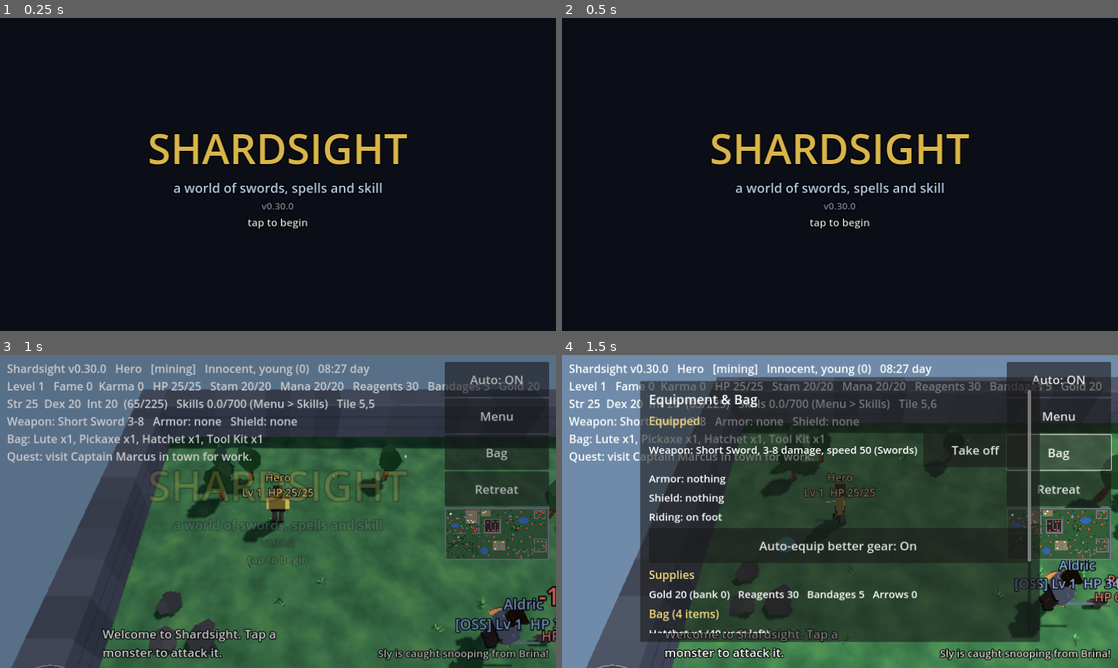
Above: before the commit, frames 1-4 (two rows, left to right).
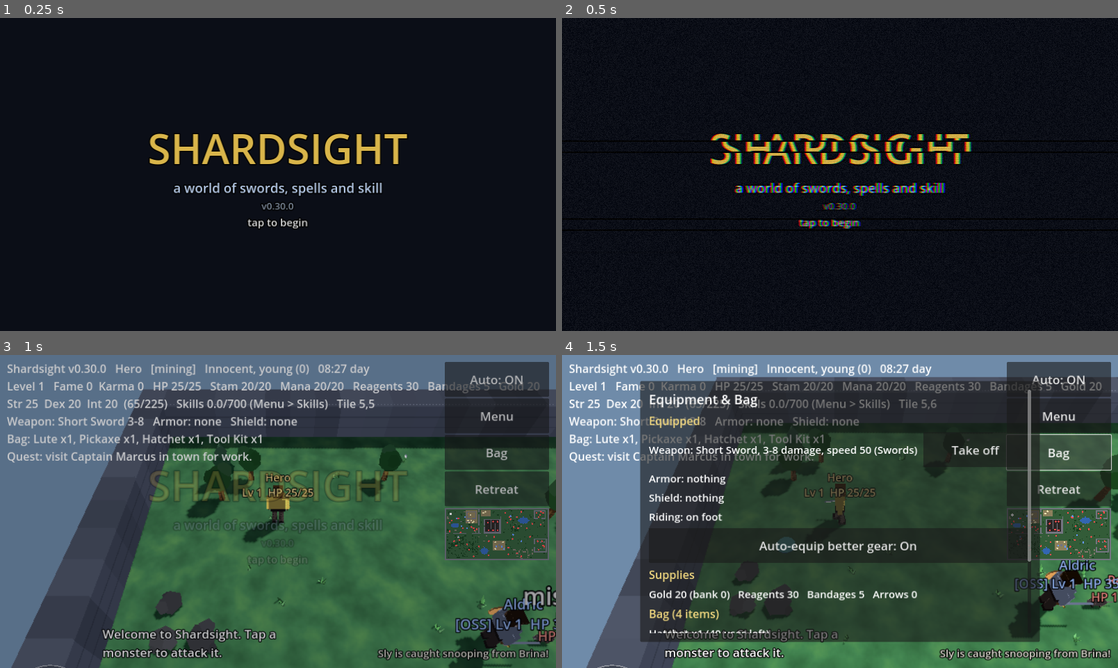
Above: after the commit, the same moments.

Repository: luckovsdeniss-denlu/Shardsight
Game: Godot game, scene res://scenes/main.tscn
Two runs of this game, one before a commit and one after it. Both use one fixed random seed, a clock stepped at 60 frames per second and the inputs below.
Inputs:
- Up to frame 1 (0.25 s): no input
- Up to frame 2 (0.5 s): no input
- Up to frame 3 (1 s): click "Auto: ON" at 0.5 s
- Up to frame 4 (1.5 s): click "Bag" at 1.25 s

Frame 1 is identical in both runs. In frame 2, 3.6% of the frame differs, in the area x 26-74%, y 36-68%; in frame 3, 0.4%; in frame 4, 0.2%.

Commit message:
Glitch effect: full-screen distortion on heavy blows, death, teleports, lightning, level milestones and the title; Settings toggle
Co-Authored-By: Claude Opus 5.5 <noreply@anthropic.com>
Claude-Session: https://claude.ai/code/session_01H6LNxUGdbevPyoRQBBzvxK

Diff:
--- a/scripts/entity.gd
+++ b/scripts/entity.gd
@@ -684,6 +684,8 @@
 			game.event_about("%s attacks %s!" % [from.display_name, display_name], is_hero or from.is_hero)
 		attackers[aid] = MURDER_WINDOW
 	hp -= amount
+	if is_hero and amount >= float(stats.max_hp()) * 0.2:
+		game.glitch(0.5, 0.25)             # a heavy blow jolts the picture
 	hurt_timer = HURT_NO_REGEN
 	if paralyzed_timer > 0.0:
 		paralyzed_timer = 0.0               # a blow breaks Paralyze
@@ -736,6 +738,7 @@
 	game.on_kill(killer, self)
 	if is_hero:
 		game.count("hero_deaths")
+		game.glitch(1.0, 0.8)
 		game.count("hero_killed_by_" + killer.display_name)
 	game.sound("death", position)
 	if kind == Kind.PLAYER:
@@ -2148,6 +2151,8 @@
 	path.clear()
 	target = null
 	gate_cd = 2.0
+	if is_hero:
+		game.glitch(0.7, 0.35)
 
 
 # --- animation -------------------------------------------------------------
@@ -3813,5 +3818,6 @@
 	if is_hero:
 		game.count("levels_gained")
 		if lv % 10 == 0:
+			game.glitch(0.35, 0.3)
 			game.log_event("You reach level %d!" % lv)
 			game.sound("gain", position)
--- a/scripts/main.gd
+++ b/scripts/main.gd
@@ -19,6 +19,10 @@
 var hero: Entity
 var guilds := Guilds.new()
 var joystick := Joystick.new()
+var glitch_rect: ColorRect
+var _glitch_left := 0.0
+var _glitch_len := 0.0
+var _glitch_power := 0.0
 var music := Music.new()
 var weather := "clear"           # clear, rain, storm or fog
 var _weather_timer := 240.0
@@ -208,8 +212,10 @@
 	bard_box = bard_panel.get_meta("box")
 	animals_box = animals_panel.get_meta("box")
 	settings_box = settings_panel.get_meta("box")
+	_build_glitch()
 	if not autotest:
 		_show_title(layer)
+		get_tree().create_timer(0.35).timeout.connect(func() -> void: glitch(0.6, 0.45))
 
 	if autotest:
 		seed(20261103)                       # same dice every run, so results are comparable
@@ -2561,6 +2567,7 @@
 	if autotest:
 		_autotest_tick(delta)
 	_joystick_step(delta)
+	_glitch_tick(delta)
 	_update_retreat_button()
 	if not _tips_left.is_empty():
 		_tip_timer -= delta
@@ -2691,6 +2698,90 @@
 	return false
 
 
+# --- glitch effect -------------------------------------------------------------
+
+const GLITCH_SHADER := """
+shader_type canvas_item;
+uniform sampler2D screen_tex : hint_screen_texture, filter_linear;
+uniform float strength = 0.0;
+uniform float seed = 0.0;
+
+float rand(vec2 co) {
+	return fract(sin(dot(co, vec2(12.9898, 78.233))) * 43758.5453);
+}
+
+void fragment() {
+	vec2 uv = SCREEN_UV;
+	float s = strength;
+	float tick = floor(seed * 24.0);
+	// whole bands of the picture jump sideways
+	float band = floor(uv.y * 28.0);
+	if (rand(vec2(band, tick)) > 1.0 - s * 0.55) {
+		uv.x += (rand(vec2(band, tick + 3.1)) - 0.5) * 0.16 * s;
+	}
+	// a thin tear line rolling down the screen
+	float tear = fract(seed * 1.7);
+	if (abs(uv.y - tear) < 0.012 * s) {
+		uv.x += 0.05 * s;
+	}
+	// colour channels pulled apart
+	float ca = (0.004 + 0.01 * rand(vec2(tick, 7.0))) * s;
+	vec3 col;
+	col.r = texture(screen_tex, uv + vec2(ca, 0.0)).r;
+	col.g = texture(screen_tex, uv).g;
+	col.b = texture(screen_tex, uv - vec2(ca, 0.0)).b;
+	// scanlines and static
+	float scan = 0.9 + 0.1 * sin(SCREEN_UV.y * 900.0);
+	col *= mix(1.0, scan, s);
+	col += (rand(SCREEN_UV * 400.0 + tick) - 0.5) * 0.2 * s;
+	COLOR = vec4(col, 1.0);
+}
+"""
+
+
+## A full-screen glitch pass on its own top layer, hidden (and free) until a glitch plays.
+func _build_glitch() -> void:
+	var glayer := CanvasLayer.new()
+	glayer.layer = 100
+	add_child(glayer)
+	glitch_rect = ColorRect.new()
+	glitch_rect.mouse_filter = Control.MOUSE_FILTER_IGNORE
+	var sh := Shader.new()
+	sh.code = GLITCH_SHADER
+	var mat := ShaderMaterial.new()
+	mat.shader = sh
+	glitch_rect.material = mat
+	glitch_rect.visible = false
+	glayer.add_child(glitch_rect)
+	glitch_rect.set_anchors_and_offsets_preset(Control.PRESET_FULL_RECT)
+
+
+## Plays a glitch: `power` 0..1 for `seconds`, fading out. A stronger one overrides a weaker one.
+func glitch(power: float, seconds: float) -> void:
+	if not property.glitch_on or glitch_rect == null or autotest:
+		return
+	if _glitch_left > 0.0 and power < _glitch_power * (_glitch_left / maxf(_glitch_len, 0.01)):
+		return
+	_glitch_power = power
+	_glitch_len = seconds
+	_glitch_left = seconds
+	glitch_rect.visible = true
+
+
+func _glitch_tick(delta: float) -> void:
+	if _glitch_left <= 0.0:
+		return
+	_glitch_left -= delta
+	var mat := glitch_rect.material as ShaderMaterial
+	if _glitch_left <= 0.0:
+		glitch_rect.visible = false
+		mat.set_shader_parameter("strength", 0.0)
+		return
+	var k := _glitch_left / _glitch_len
+	mat.set_shader_parameter("strength", _glitch_power * (0.4 + 0.6 * k) * randf_range(0.7, 1.0))
+	mat.set_shader_parameter("seed", randf() * 100.0)
+
+
 # --- title screen --------------------------------------------------------------
 
 ## The opening card, drawn in code: the name in gold over the dark of the boot splash, a
@@ -2806,6 +2897,7 @@
 	if weather == "storm":
 		if _thunder_in < 0.0 and randf() < delta / 9.0:
 			_flash = 0.15
+			glitch(0.4, 0.2)
 			_thunder_in = randf_range(0.3, 1.5)        # thunder follows the flash
 			_apply_daylight()
 		if _thunder_in >= 0.0:
@@ -2903,6 +2995,7 @@
 	settings_box.add_child(title)
 	settings_box.add_child(_menu_button("Sound: " + ("On" if property.sound_on else "Off"), _toggle_sound))
 	settings_box.add_child(_menu_button("Music: " + ("On" if property.music_on else "Off"), _toggle_music))
+	settings_box.add_child(_menu_button("Glitch effects: " + ("On" if property.glitch_on else "Off"), _toggle_glitch))
 	settings_box.add_child(_menu_button("Graphics: " + property.graphics.capitalize(), _cycle_graphics))
 	settings_box.add_child(_info("Graphics: Low turns off shadows and grass details and renders at 70% (smoothest on older phones); Medium keeps shadows at 85%; High renders at full resolution with smoother edges."))
 	settings_box.add_child(_menu_button("Weather: " + ("On" if property.weather_on else "Off (always clear)"), _toggle_weather))
@@ -2944,6 +3037,14 @@
 		rain.amount = 250 if g == "low" else (800 if weather == "storm" else 500)
 
 
+func _toggle_glitch() -> void:
+	property.glitch_on = not property.glitch_on
+	if not property.glitch_on:
+		_glitch_left = 0.0
+		glitch_rect.visible = false
+	_refresh_settings()
+
+
 func _toggle_music() -> void:
 	property.music_on = not property.music_on
 	music.set_enabled(property.music_on)
--- a/scripts/property.gd
+++ b/scripts/property.gd
@@ -41,6 +41,7 @@
 var sound_on := true                   # settings
 var ruleset := "felucca"               # "felucca": open PvP; "trammel": players can't hurt each other
 var music_on := true
+var glitch_on := true                  # screen glitch effects (some players prefer them off)
 var graphics := "medium"               # low, medium or high
 var weather_on := true
 var cam_zoom := 1.0
@@ -151,7 +152,7 @@
 		"rune": [rune.x, rune.y], "runes": _runes_list(), "quest_index": quest_index, "quest_active": quest_active,
 		"quest_kills": quest_kills, "quest_escorted": quest_escorted,
 		"sound_on": sound_on, "cam_zoom": cam_zoom, "cam_yaw": cam_yaw, "ruleset": ruleset,
-		"music_on": music_on, "weather_on": weather_on, "graphics": graphics,
+		"music_on": music_on, "weather_on": weather_on, "glitch_on": glitch_on, "graphics": graphics,
 		"vendor_hired": vendor_hired, "vendor_stock": vendor_stock, "vendor_gold": vendor_gold,
 		"vendor_last": vendor_last,
 	}
@@ -195,6 +196,7 @@
 	vendor_last = float(d.get("vendor_last", Time.get_unix_time_from_system()))
 	sound_on = bool(d.get("sound_on", true))
 	music_on = bool(d.get("music_on", true))
+	glitch_on = bool(d.get("glitch_on", true))
 	graphics = String(d.get("graphics", "medium"))
 	if not graphics in ["low", "medium", "high"]:
 		graphics = "medium"
Not shown, changed: CHANGELOG.md
